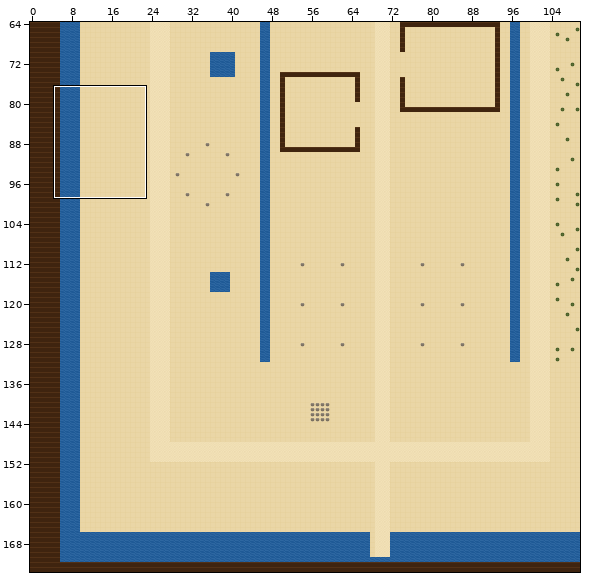
An edit to a level. Tiled map (JSON), maps/avalon.tmj. Above: a wide view before the commit, with the close-up outlined.
Close-up. Before the commit:
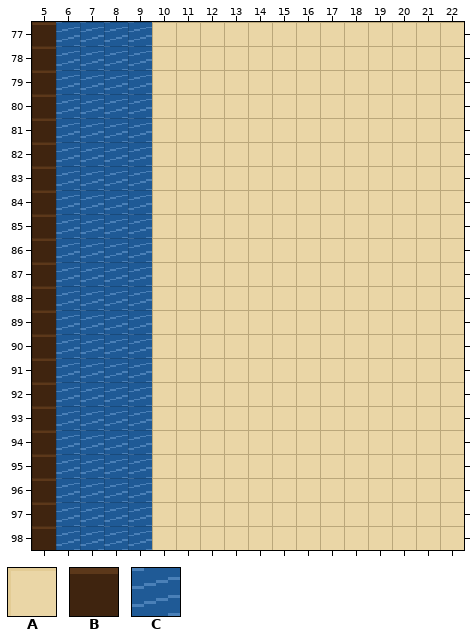
Cells are 16x16 px. Shown: x 5..22, y 77..98. The commit also changed other parts of the map, which this record leaves out.
Key: from "draft": A 0, B 1, C 2.
_ is an empty cell.
Layer "ground" before, first column x 5:
77 BCCCCAAAAAAAAAAAAA
78 BCCCCAAAAAAAAAAAAA
79 BCCCCAAAAAAAAAAAAA
80 BCCCCAAAAAAAAAAAAA
81 BCCCCAAAAAAAAAAAAA
82 BCCCCAAAAAAAAAAAAA
83 BCCCCAAAAAAAAAAAAA
84 BCCCCAAAAAAAAAAAAA
85 BCCCCAAAAAAAAAAAAA
86 BCCCCAAAAAAAAAAAAA
87 BCCCCAAAAAAAAAAAAA
88 BCCCCAAAAAAAAAAAAA
89 BCCCCAAAAAAAAAAAAA
90 BCCCCAAAAAAAAAAAAA
91 BCCCCAAAAAAAAAAAAA
92 BCCCCAAAAAAAAAAAAA
93 BCCCCAAAAAAAAAAAAA
94 BCCCCAAAAAAAAAAAAA
95 BCCCCAAAAAAAAAAAAA
96 BCCCCAAAAAAAAAAAAA
97 BCCCCAAAAAAAAAAAAA
98 BCCCCAAAAAAAAAAAAA
After the commit:
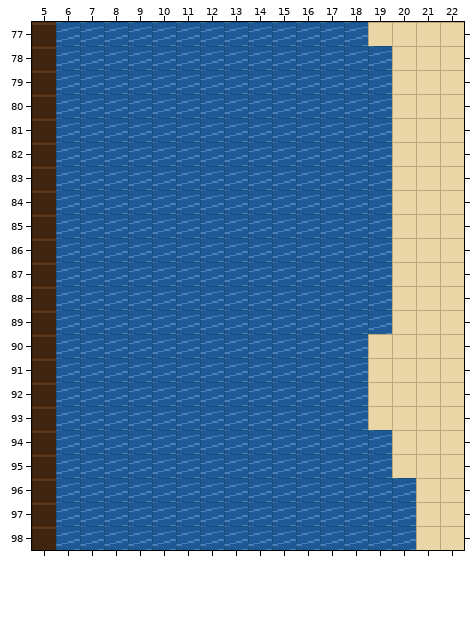
Change:
Changed rows in their new state; . is an unchanged cell.
Layer "ground":
first column x 10:
77 CCCCCCCCC..
78 CCCCCCCCCC.
79 CCCCCCCCCC.
80 CCCCCCCCCC.
81 CCCCCCCCCC.
82 CCCCCCCCCC.
83 CCCCCCCCCC.
84 CCCCCCCCCC.
85 CCCCCCCCCC.
86 CCCCCCCCCC.
87 CCCCCCCCCC.
88 CCCCCCCCCC.
89 CCCCCCCCCC.
90 CCCCCCCCC..
91 CCCCCCCCC..
92 CCCCCCCCC..
93 CCCCCCCCC..
94 CCCCCCCCCC.
95 CCCCCCCCCC.
96 CCCCCCCCCCC
97 CCCCCCCCCCC
98 CCCCCCCCCCC
Boxes around the changes in both close-ups, in picture pixels (x1, y1, x2, y2):
changed: (152, 22, 416, 550)
